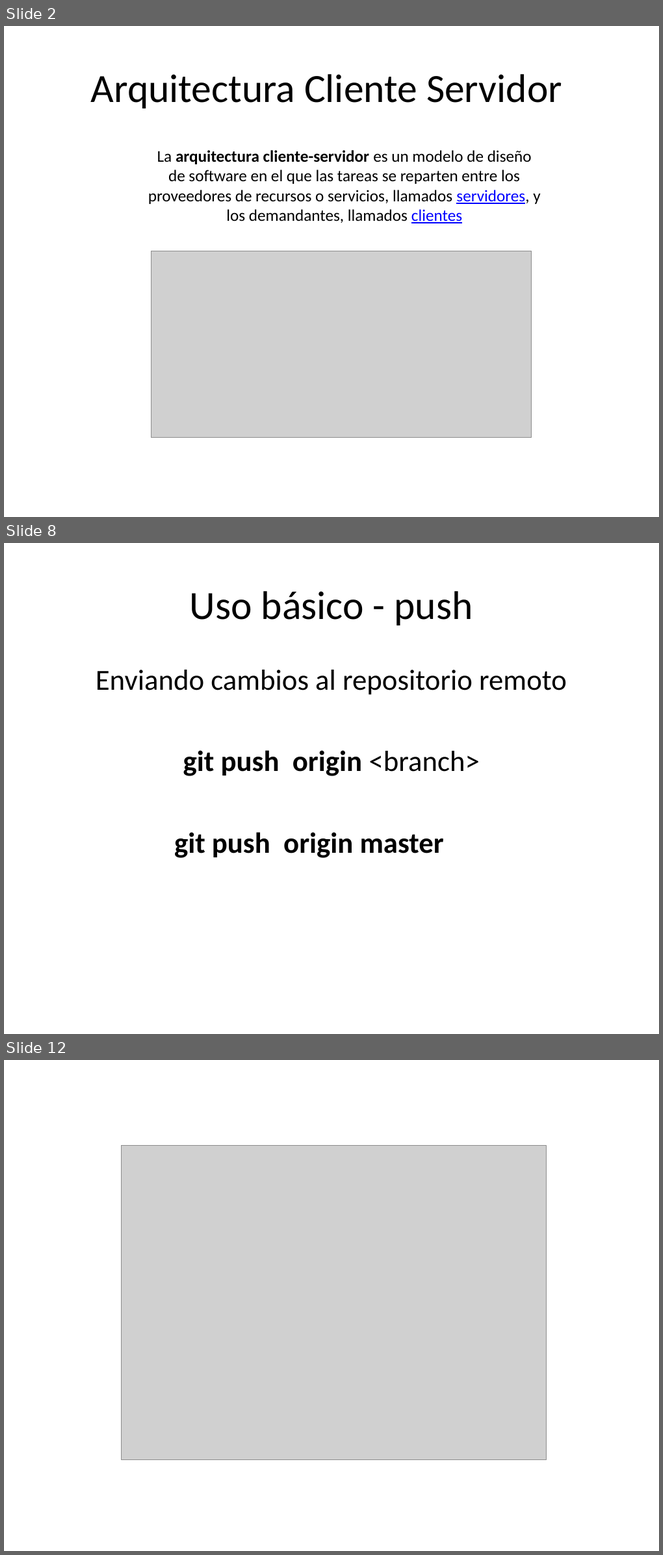
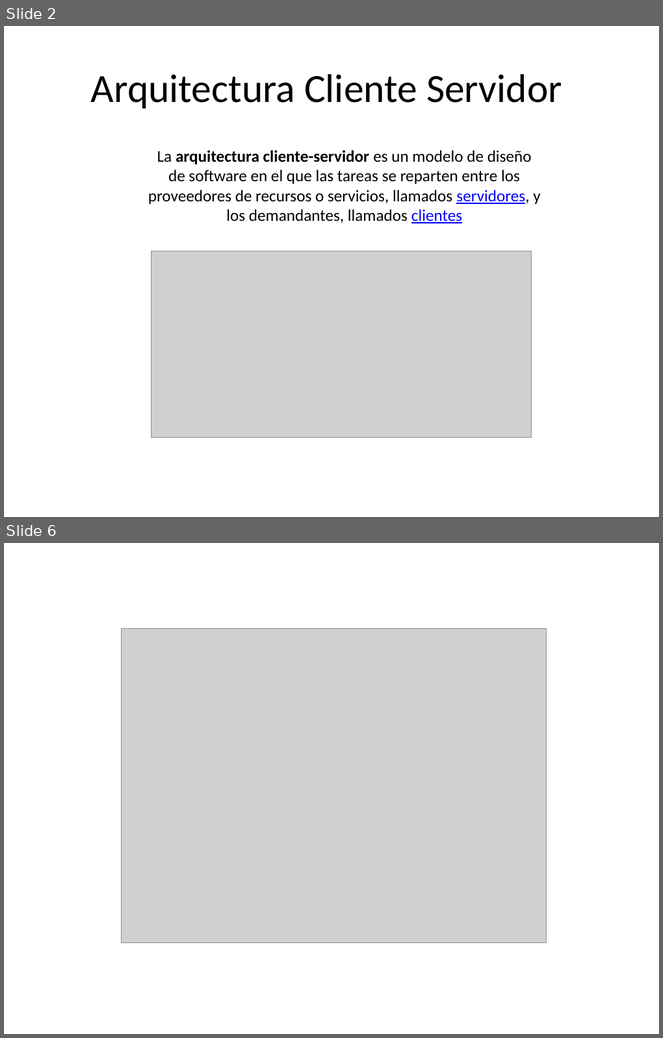
Before and after one commit to ceta-project/materiales, a slide deck: Ceta-02-CS-Http.pptx. Shown one above the other, each under a label of ours: slides 2, 8 and 12 before the commit, slides 2 and 6 after it; the slides between them are not shown. The pictures are 663x1555 and 663x1038 pixels, drawn with LibreOffice and Linux fonts; fonts in the diff are those of the drawing; grey boxes stand for pictures. Boxes give left, top, right and bottom in pixels: in the first picture for what was removed or moved away, otherwise in the second. Text is boxed around its words. In the diff, an @@ line names an element or a change of style, - is before the commit and + after.

```diff
--- a/Ceta-02-CS-Http.pptx
+++ b/Ceta-02-CS-Http.pptx
@@ slide 8 removed at [4, 543, 659, 1034], background #FFFFFF @@
@@ title removed at [190, 591, 473, 626] @@
-Uso básico - push
@@ text removed at [96, 670, 567, 858] @@
-Enviando cambios al repositorio remoto
-git push origin <branch>
-git push origin master
@@ what was slide 12 is now slide 6 @@
```
Also in this commit, not shown: 2 slides changed, 1 slide added, 6 other slides removed, 1 other file.
